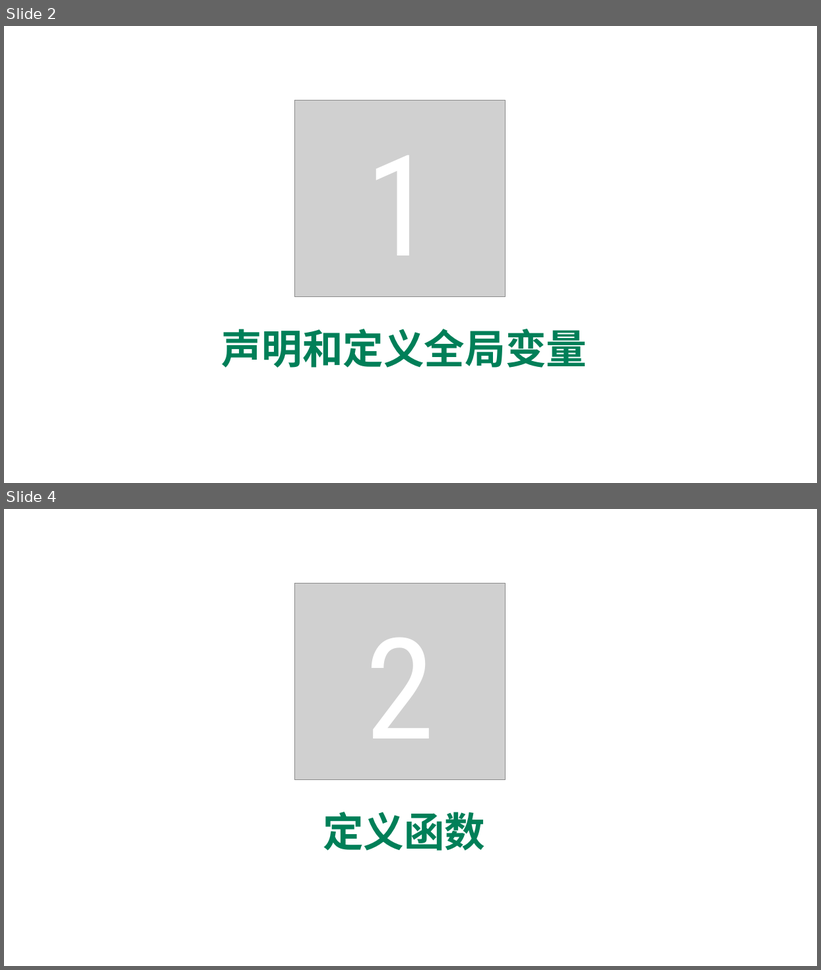
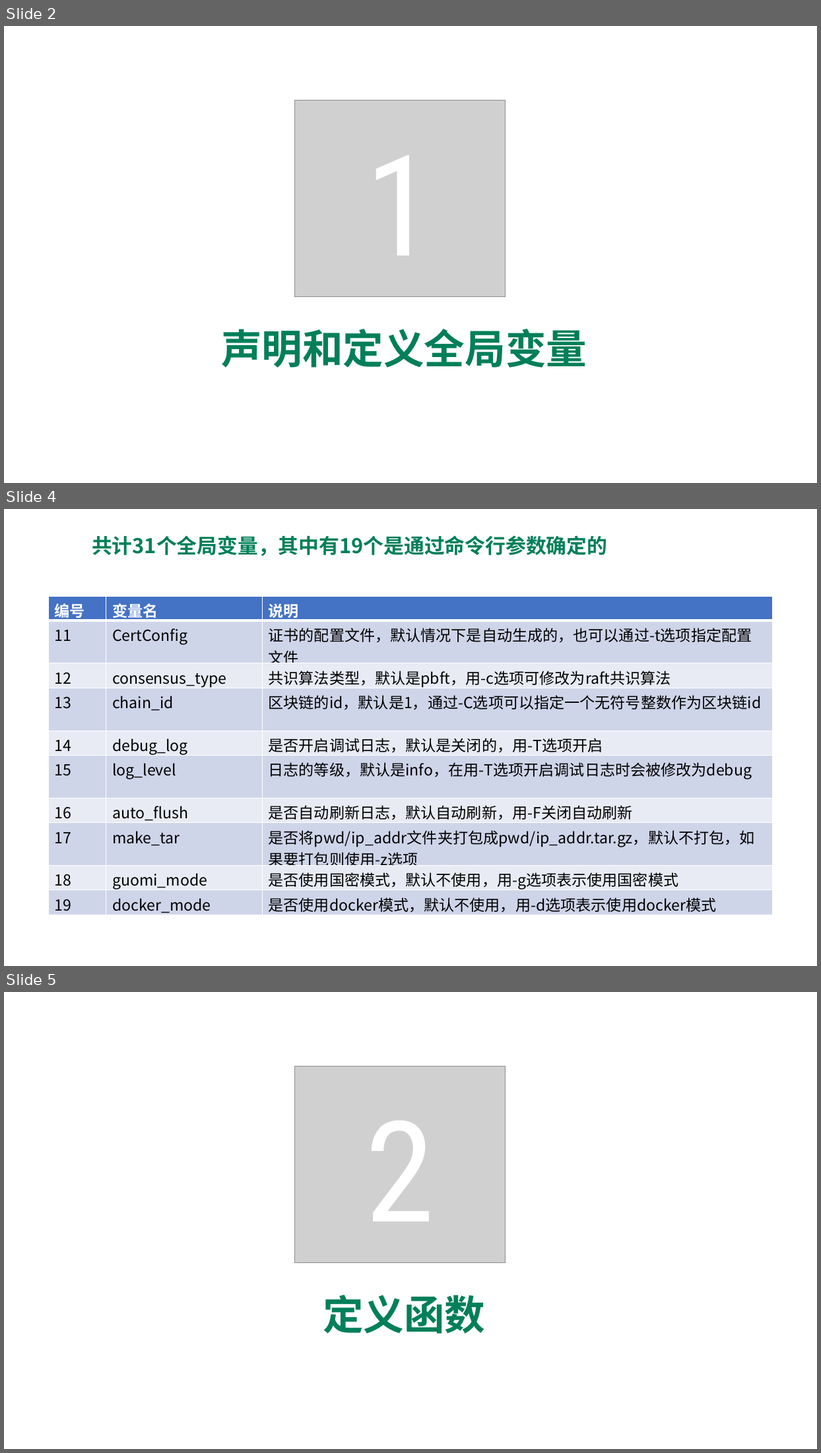
Before and after one commit to blockchaingroup4/webank, a slide deck: 汇报资料/Group4_脚本研读.pptx. Shown one above the other, each under a label of ours: slides 2 and 4 before the commit, slides 2, 4 and 5 after it; the slides between them are not shown. The pictures are 821x970 and 821x1453 pixels, drawn with LibreOffice and Linux fonts; fonts in the diff are those of the drawing; grey boxes stand for pictures. Boxes give left, top, right and bottom in pixels: in the first picture for what was removed or moved away, otherwise in the second. Text is boxed around its words. In the diff, an @@ line names an element or a change of style, - is before the commit and + after.

Commit message:
完善build_chain.sh分析报告，增加第二周周报

```diff
--- a/汇报资料/Group4_脚本研读.pptx
+++ b/汇报资料/Group4_脚本研读.pptx
@@ slide 4 added at (4, 509, 817, 966), background #FFFFFF @@
@@ text added at (92, 535, 607, 556), 24 pt, text #007F58, bold @@
+共计31个全局变量，其中有19个是通过命令行参数确定的
@@ table added at (48, 596, 773, 916), 10 rows, 3 columns @@
+编号 | 变量名 | 说明
+11 | CertConfig | 证书的配置文件，默认情况下是自动生成的，也可以通过-t选项指定配置文件
+12 | consensus_type | 共识算法类型，默认是pbft，用-c选项可修改为raft共识算法
+13 | chain_id | 区块链的id，默认是1，通过-C选项可以指定一个无符号整数作为区块链id
+14 | debug_log | 是否开启调试日志，默认是关闭的，用-T选项开启
+15 | log_level | 日志的等级，默认是info，在用-T选项开启调试日志时会被修改为debug
+16 | auto_flush | 是否自动刷新日志，默认自动刷新，用-F关闭自动刷新
+17 | make_tar | 是否将pwd/ip_addr文件夹打包成pwd/ip_addr.tar.gz，默认不打包，如果要打包则使用-z选项
+18 | guomi_mode | 是否使用国密模式，默认不使用，用-g选项表示使用国密模式
+19 | docker_mode | 是否使用docker模式，默认不使用，用-d选项表示使用docker模式
@@ what was slide 4 is now slide 5 @@
```
Also in this commit, not shown: 6 slides changed, 5 other slides added, 2 slides removed, 22 other files.
